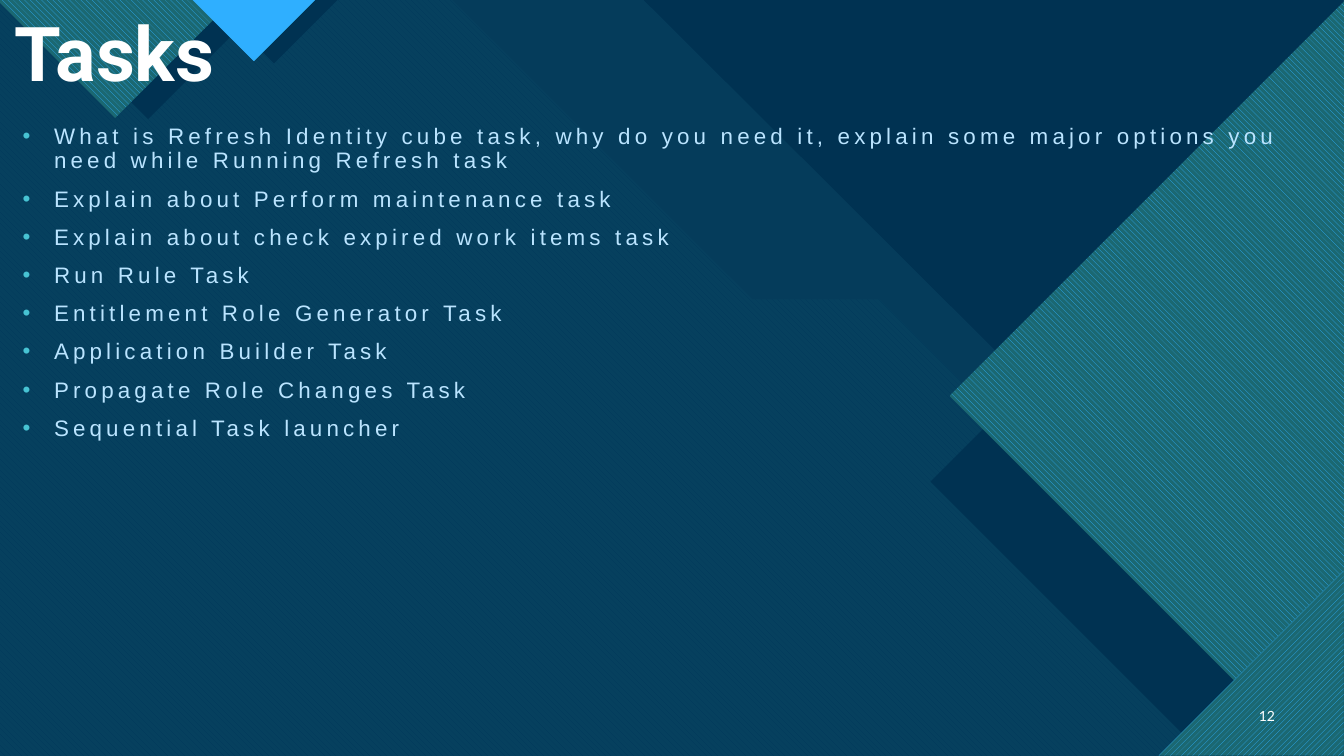
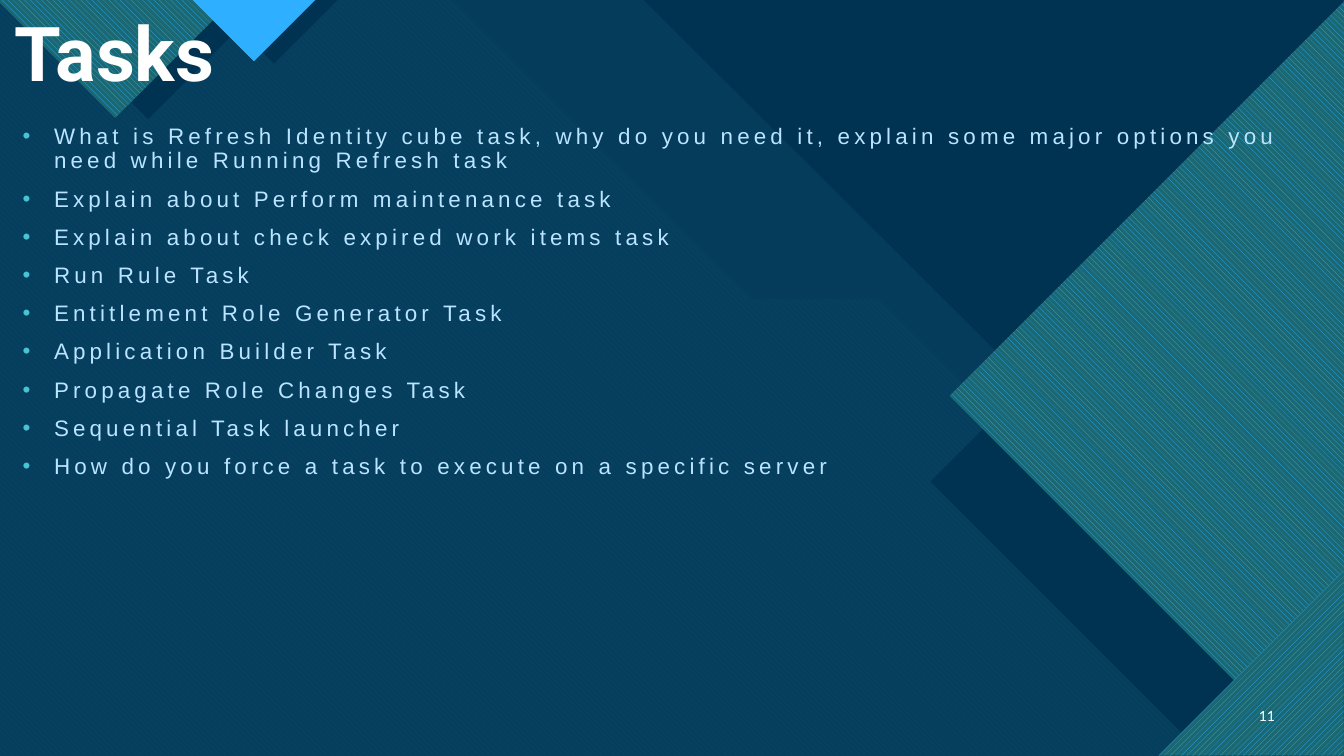
Before and after one commit to MVKR7/SailPoint-IIQ, a slide deck: slide 11 of Content/SailPoint_IdentityIQ_Interview_Questions.pptx (slide 12 before the commit). Drawn at 1344x756 pixels with LibreOffice and Linux fonts; fonts in the diff are those of the drawing. Boxes give left, top, right and bottom in pixels: in the first picture for what was removed or moved away, otherwise in the second. Text is boxed around its words. In the diff, an @@ line names an element or a change of style, - is before the commit and + after.

```diff
--- a/Content/SailPoint_IdentityIQ_Interview_Questions.pptx
+++ b/Content/SailPoint_IdentityIQ_Interview_Questions.pptx
@@ text at bbox=[54, 458, 827, 479]: paragraph added @@
+• How do you force a task to execute on a specific server
@@ page number at bbox=[1259, 709, 1275, 725]: text changed @@
-12
+11
```
Also in this commit, not shown: 8 other slides changed, 1 slide added, 3 other files.
